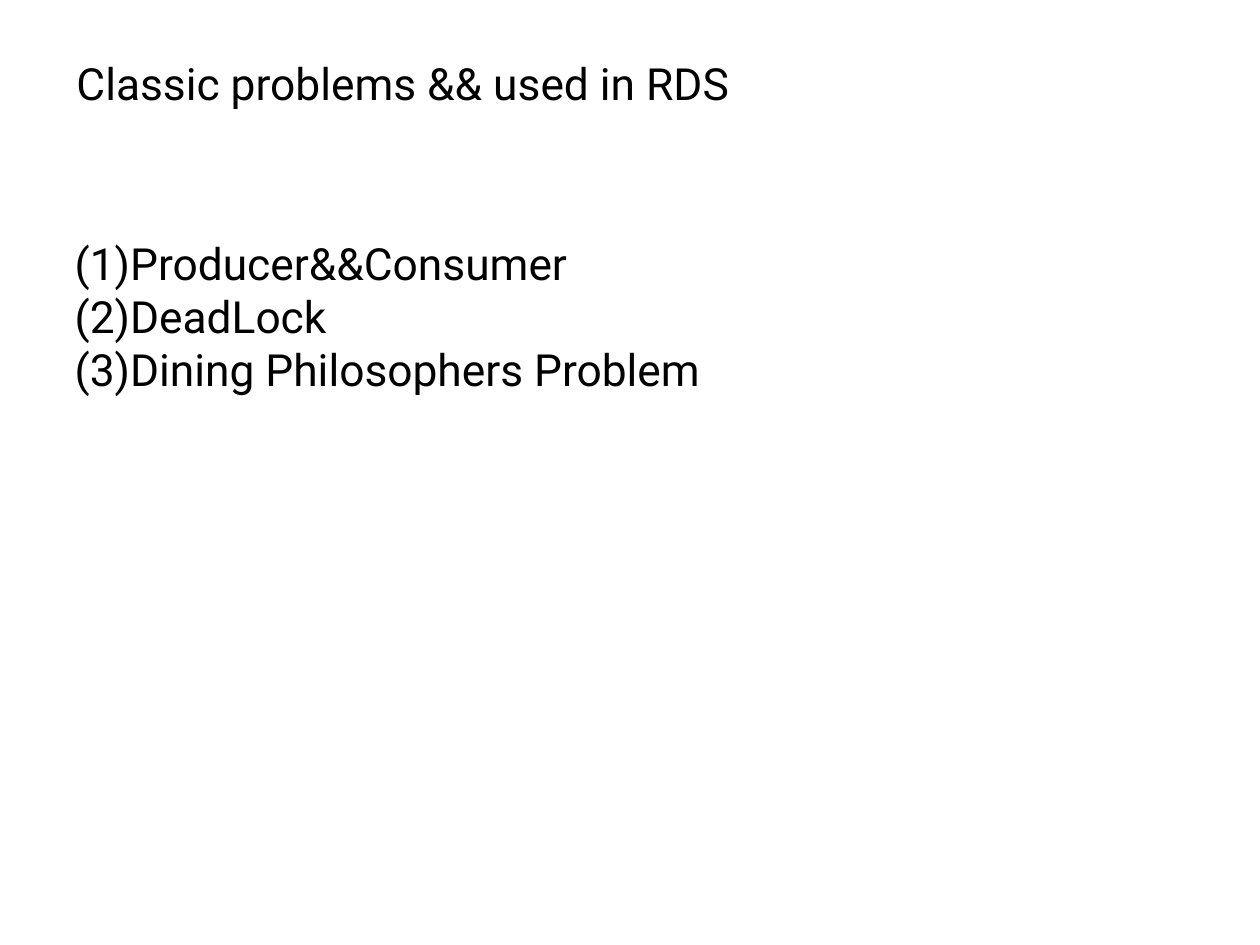
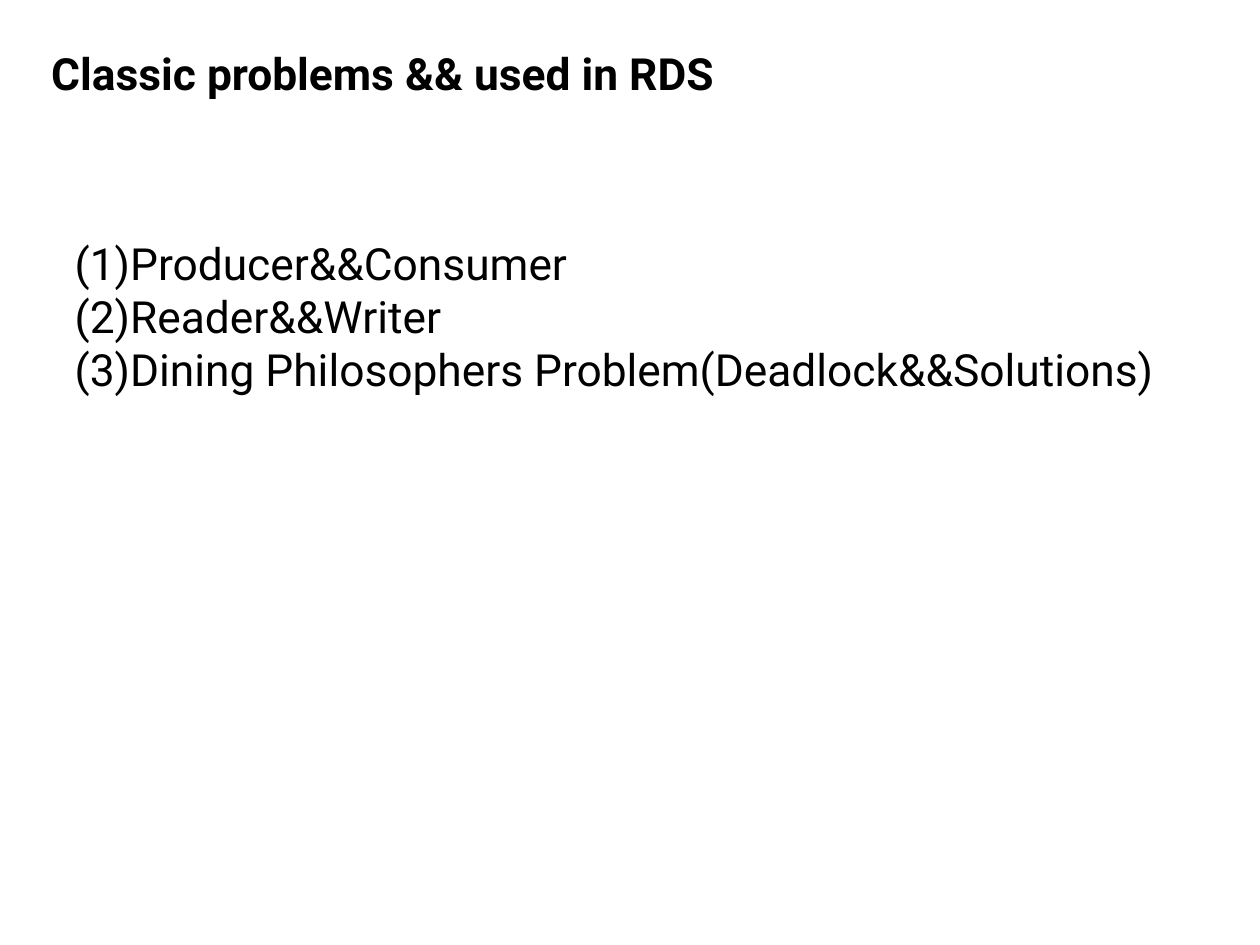
Before and after one commit to tangchuanzhou/Java-concurrency-test, a slide deck: slide 29 of ppt/Java_concurrency.pptx (slide 18 before the commit). Drawn at 1260x945 pixels with LibreOffice and Linux fonts; fonts in the diff are those of the drawing. Boxes give left, top, right and bottom in pixels: in the first picture for what was removed or moved away, otherwise in the second. Text is boxed around its words. In the diff, an @@ line names an element or a change of style, - is before the commit and + after.

```diff
--- a/ppt/Java_concurrency.pptx
+++ b/ppt/Java_concurrency.pptx
@@ text "Classic problems && used in ...": place and size @@
-text "Classic problems && used in ..." at box(76, 66, 729, 109)
+text "Classic problems && used in ..." at box(51, 56, 713, 99)
@@ text "Classic problems && used in ..." at box(51, 56, 713, 99): bold on; alignment left to centre @@
@@ text at box(75, 297, 1153, 396): text changed @@
-(2)DeadLock
-(3)Dining Philosophers Problem
+(2)Reader&&Writer
+(3)Dining Philosophers Problem(Deadlock&&Solutions)
```
Also in this commit, not shown: 7 other slides changed, 13 slides added, 2 slides removed, 1 other file.
